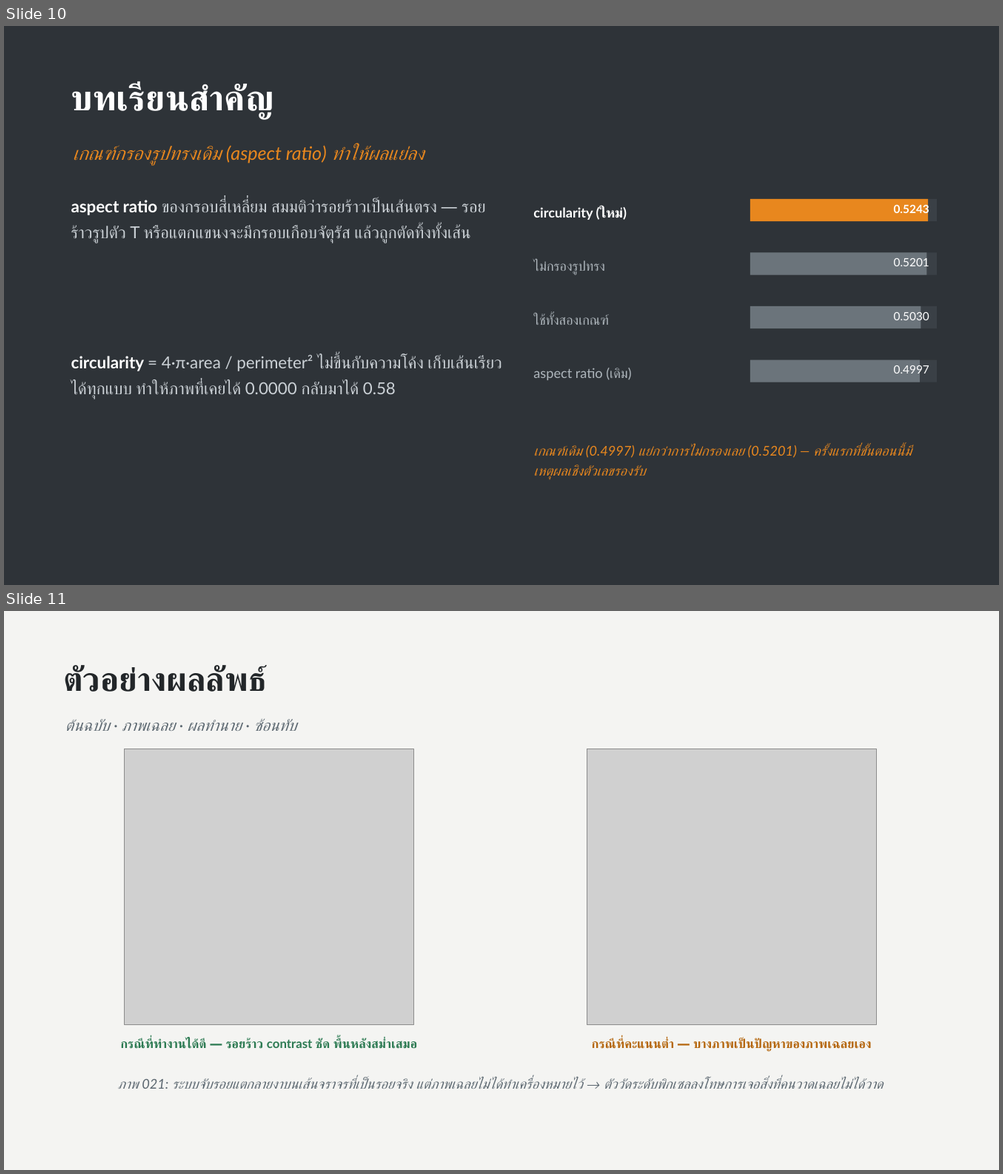
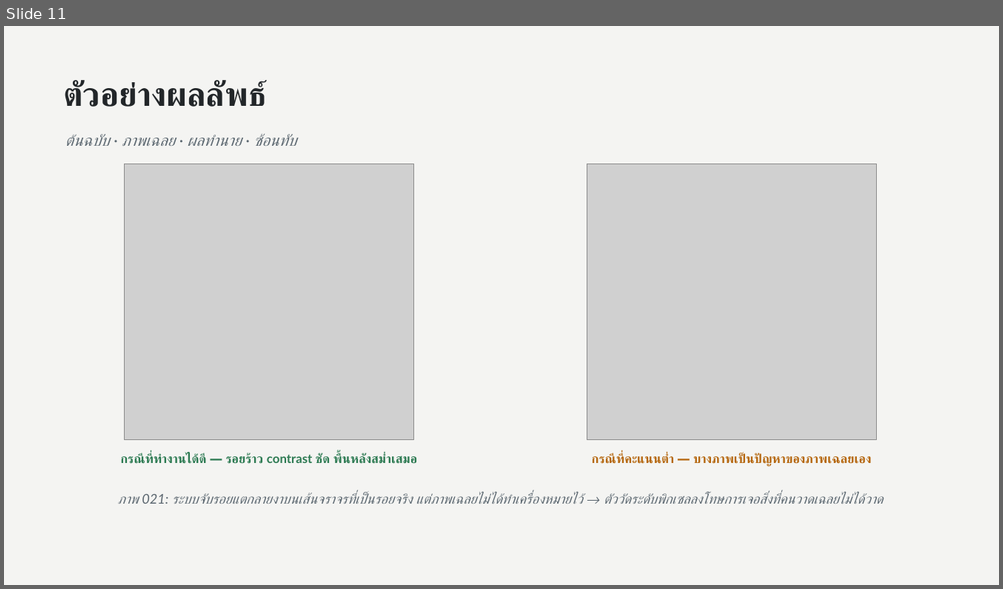
Before and after one commit to petanquex/miniproject-image-processing-concrete-crack-detection, a slide deck: docs/Concrete Crack Detection - Presentation.pptx. Shown one above the other, each under a label of ours: slides 10 and 11 before the commit, slide 11 after it. The pictures are 1003x1174 and 1003x589 pixels, drawn with LibreOffice and Linux fonts; fonts in the diff are those of the drawing; grey boxes stand for pictures. Boxes give left, top, right and bottom in pixels: in the first picture for what was removed or moved away, otherwise in the second. Text is boxed around its words. In the diff, an @@ line names an element or a change of style, - is before the commit and + after.

```diff
--- a/docs/Concrete Crack Detection - Presentation.pptx
+++ b/docs/Concrete Crack Detection - Presentation.pptx
@@ slide 10 removed at <box>4,26,999,585</box>, background #2E3338 @@
@@ text removed at <box>71,83,273,120</box> @@
-บทเรียนสำคัญ
@@ text removed at <box>73,144,424,165</box> @@
-เกณฑ์กรองรูปทรงเดิม (aspect ratio) ทำให้ผลแย่ลง
@@ text removed at <box>71,199,470,244</box> @@
-aspect ratio ของกรอบสี่เหลี่ยม สมมติว่ารอยร้าวเป็นเส้นตรง — รอยร้าวรูปตัว T หรือแตกแขนงจะมีกรอบเกือบจัตุรัส แล้วถูกตัดทิ้งทั้งเส้น
@@ rectangle removed at <box>750,199,936,221</box> @@
@@ rectangle removed at <box>750,199,928,221</box> @@
@@ text removed at <box>893,203,929,215</box> @@
-0.5243
@@ text removed at <box>533,206,627,220</box> @@
-circularity (ใหม่)
@@ text removed at <box>533,261,604,275</box> @@
-ไม่กรองรูปทรง
@@ rectangle removed at <box>750,253,936,275</box> @@
@@ rectangle removed at <box>750,253,926,275</box> @@
@@ text removed at <box>893,256,929,269</box> @@
-0.5201
@@ rectangle removed at <box>750,306,936,329</box> @@
@@ rectangle removed at <box>750,306,921,329</box> @@
@@ text removed at <box>893,310,929,323</box> @@
-0.5030
@@ text removed at <box>533,315,609,325</box> @@
-ใช้ทั้งสองเกณฑ์
@@ text removed at <box>71,355,501,400</box> @@
-circularity = 4·π·area / perimeter² ไม่ขึ้นกับความโค้ง เก็บเส้นเรียวได้ทุกแบบ ทำให้ภาพที่เคยได้ 0.0000 กลับมาได้ 0.58
@@ text removed at <box>533,368,631,380</box> @@
-aspect ratio (เดิม)
@@ rectangle removed at <box>750,360,936,383</box> @@
@@ rectangle removed at <box>750,360,919,383</box> @@
@@ text removed at <box>893,364,929,377</box> @@
-0.4997
@@ text removed at <box>533,446,911,480</box> @@
-เกณฑ์เดิม (0.4997) แย่กว่าการไม่กรองเลย (0.5201) — ครั้งแรกที่ขั้นตอนนี้มีเหตุผลเชิงตัวเลขรองรับ
```
Also in this commit, not shown: 4 slides changed, 1 slide added, 12 other files.
